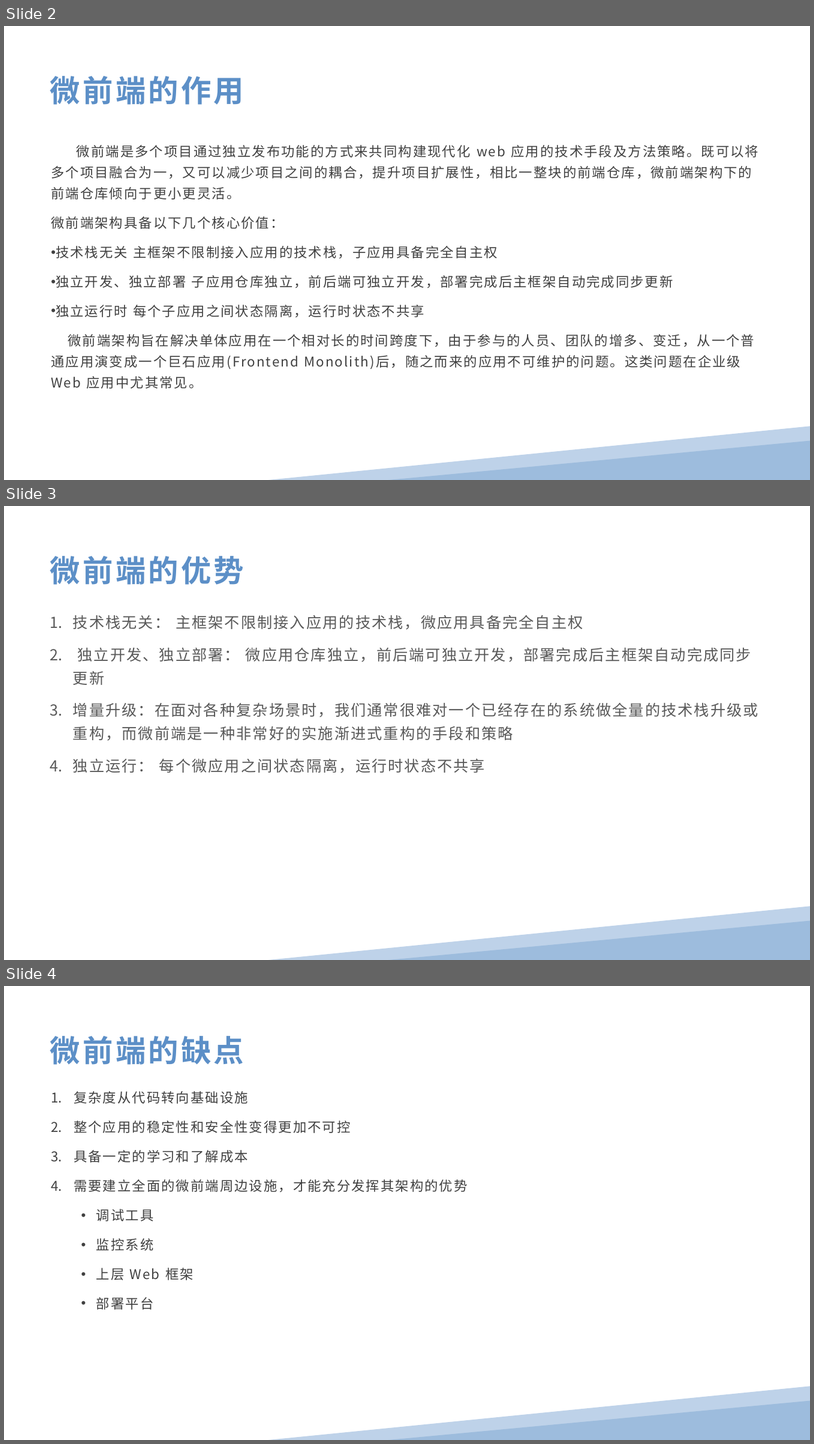
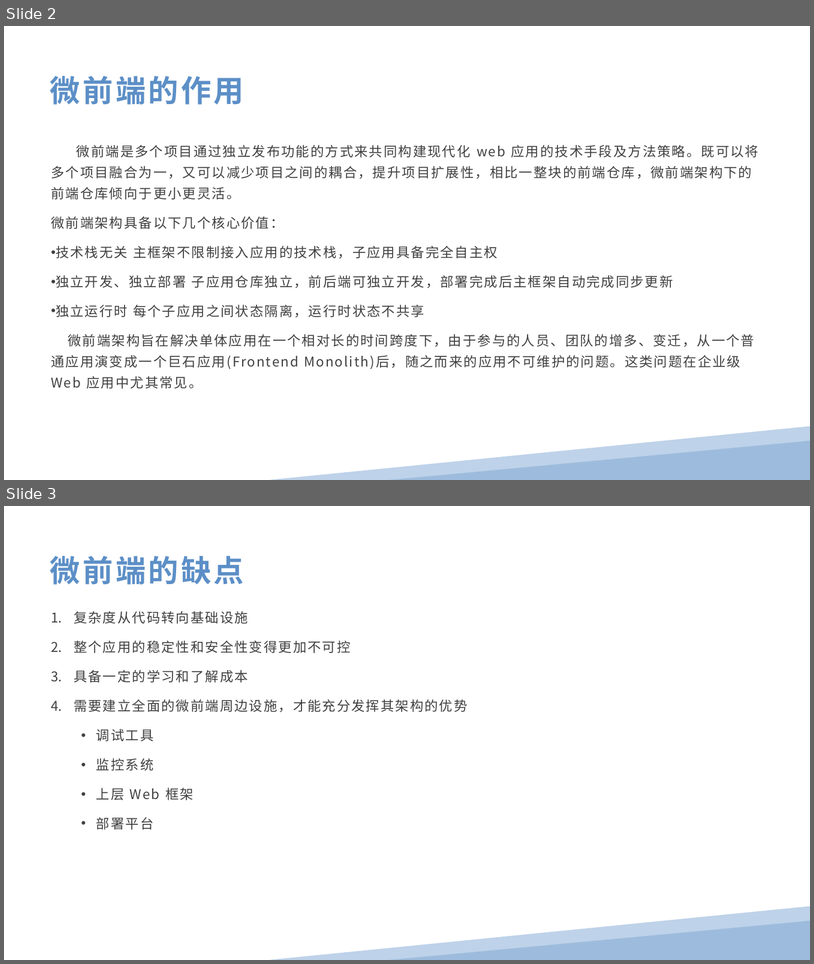
Before and after one commit to anncer/micro-frontends, a slide deck: 微前端的技术方案分析.pptx. Shown one above the other, each under a label of ours: slides 2, 3 and 4 before the commit, slides 2 and 3 after it. The pictures are 814x1444 and 814x964 pixels, drawn with LibreOffice and Linux fonts; fonts in the diff are those of the drawing. Boxes give left, top, right and bottom in pixels: in the first picture for what was removed or moved away, otherwise in the second. Text is boxed around its words. In the diff, an @@ line names an element or a change of style, - is before the commit and + after.

```diff
--- a/微前端的技术方案分析.pptx
+++ b/微前端的技术方案分析.pptx
@@ slide 3 removed at bbox=[4, 506, 810, 960], background #FFFFFF @@
@@ title removed at bbox=[50, 556, 244, 585] @@
-微前端的优势
@@ text removed at bbox=[73, 615, 759, 773] @@
-1. 技术栈无关： 主框架不限制接入应用的技术栈，微应用具备完全自主权
-2. 独立开发、独立部署： 微应用仓库独立，前后端可独立开发，部署完成后主框架自动完成同步更新
-3. 增量升级：在面对各种复杂场景时，我们通常很难对一个已经存在的系统做全量的技术栈升级或重构，而微前端是一种非常好的实施渐进式重构的手段和策略
-4. 独立运行： 每个微应用之间状态隔离，运行时状态不共享
@@ freeform shape removed at bbox=[269, 906, 810, 960] @@
@@ triangle removed at bbox=[389, 921, 810, 960] @@
@@ what was slide 4 is now slide 3 @@
```
Also in this commit, not shown: 2 slides changed.
